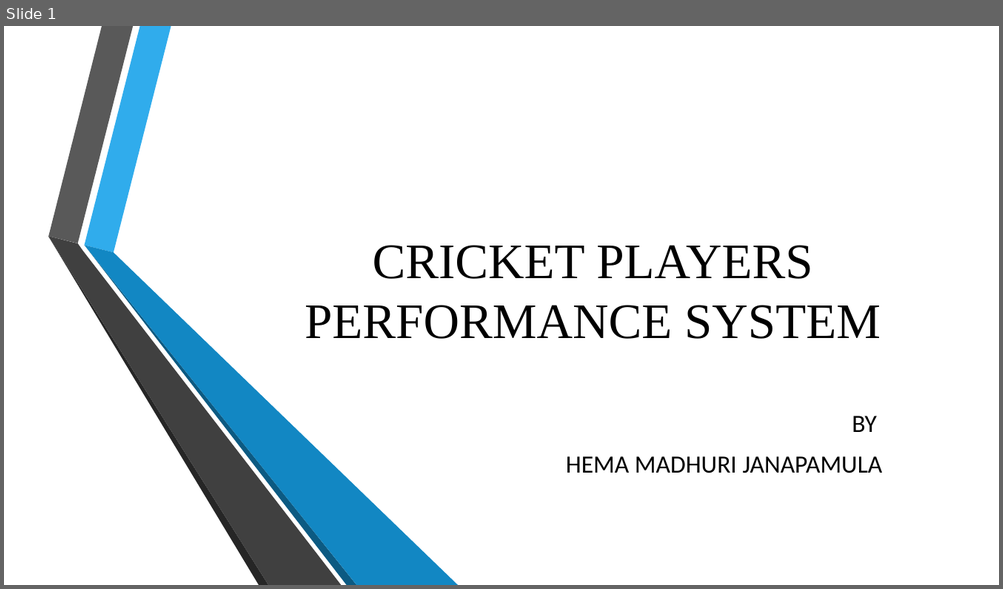
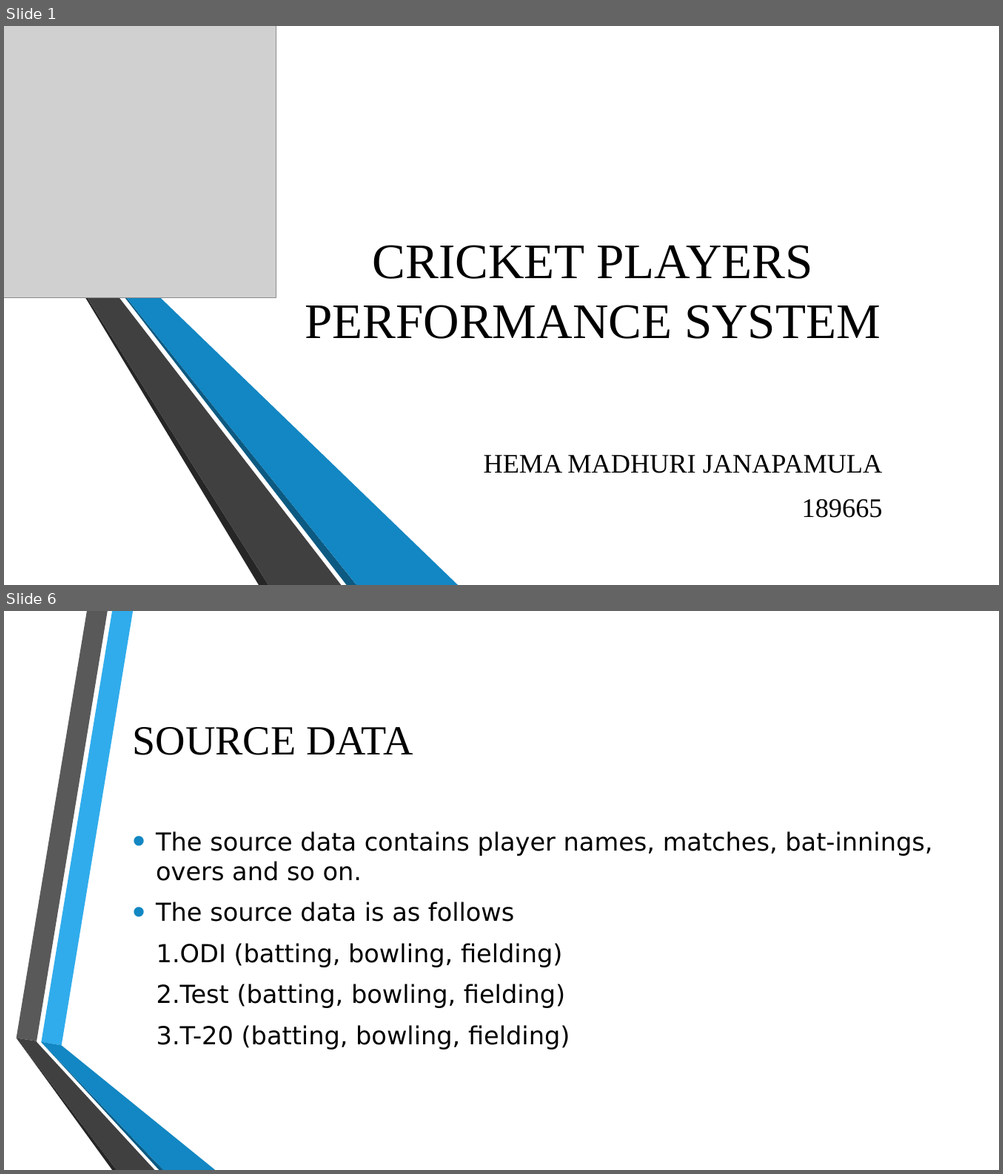
Before and after one commit to hemamadhuri98/test_fact, a slide deck: Cricket Players Performance System.pptx. Shown one above the other, each under a label of ours: slide 1 before the commit, slides 1 and 6 after it; the slides between them are not shown. The pictures are 1003x589 and 1003x1174 pixels, drawn with LibreOffice and Linux fonts; fonts in the diff are those of the drawing; grey boxes stand for pictures; background and template pictures are left out. Boxes give left, top, right and bottom in pixels: in the first picture for what was removed or moved away, otherwise in the second. Text is boxed around its words. In the diff, an @@ line names an element or a change of style, - is before the commit and + after.

```diff
--- a/Cricket Players Performance System.pptx
+++ b/Cricket Players Performance System.pptx
@@ slide 6 added at <box>4,611,999,1170</box>, background picture (left out) @@
@@ title added at <box>133,727,413,755</box>, 40 pt, text #000000 @@
+SOURCE DATA
@@ text added at <box>156,832,932,1050</box>, 24 pt, text #000000 @@
+• The source data contains player names, matches, bat-innings, overs and so on.
+• The source data is as follows
+1.ODI (batting, bowling, fielding)
+2.Test (batting, bowling, fielding)
+3.T-20 (batting, bowling, fielding)
@@ group added at <box>16,611,215,1170</box>: 6 freeform shapes @@
@@ slide 1 changed as well @@
@@ picture added at <box>4,26,276,298</box> @@
@@ subtitle at <box>851,416,876,432</box>: paragraph removed @@
-BY
@@ subtitle at <box>484,455,882,474</box>: size 24 to 25.9 pt, font Calibri to Times New Roman in "HEMA MADHURI JANAPAMULA" @@
@@ subtitle at <box>802,500,882,518</box>: paragraph added @@
+189665
```
Also in this commit, not shown: 15 other slides added.
